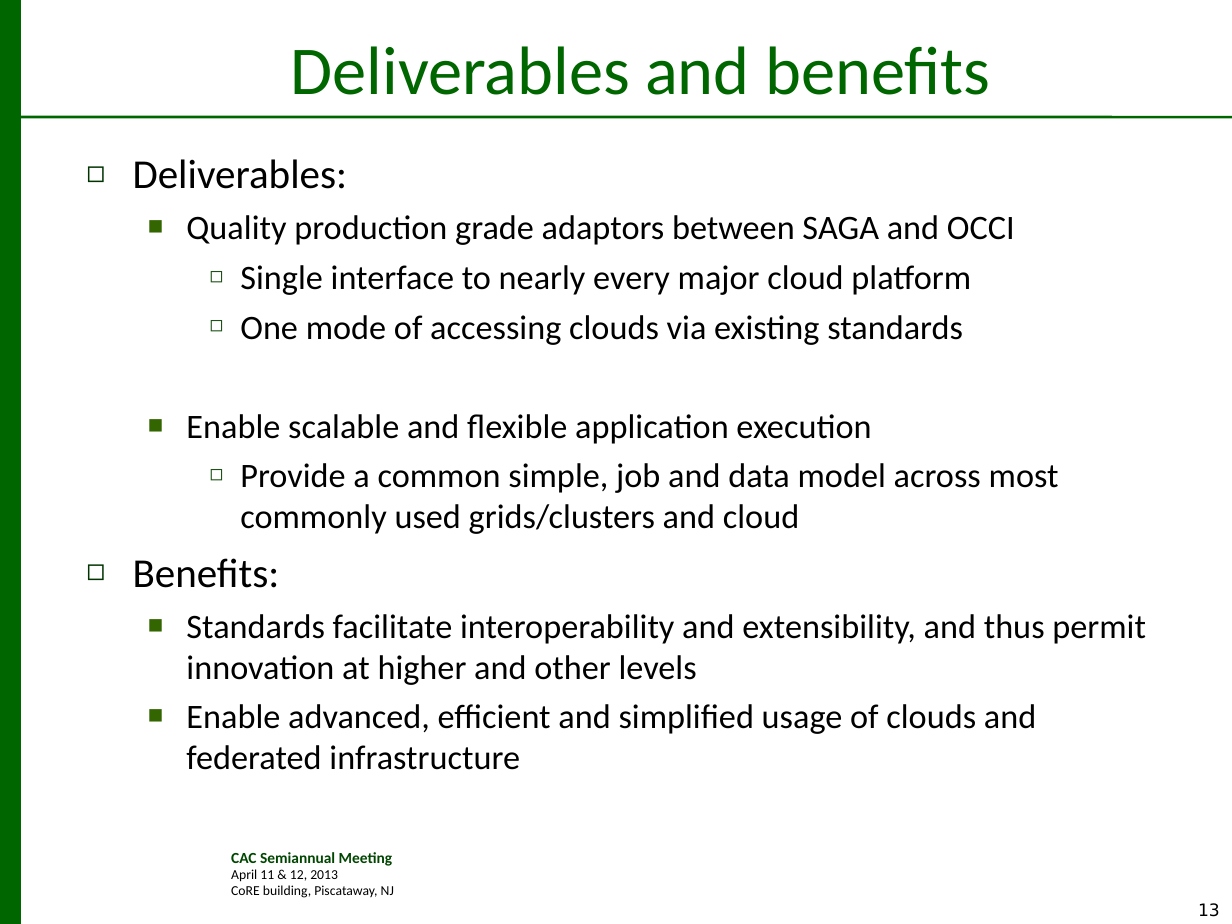
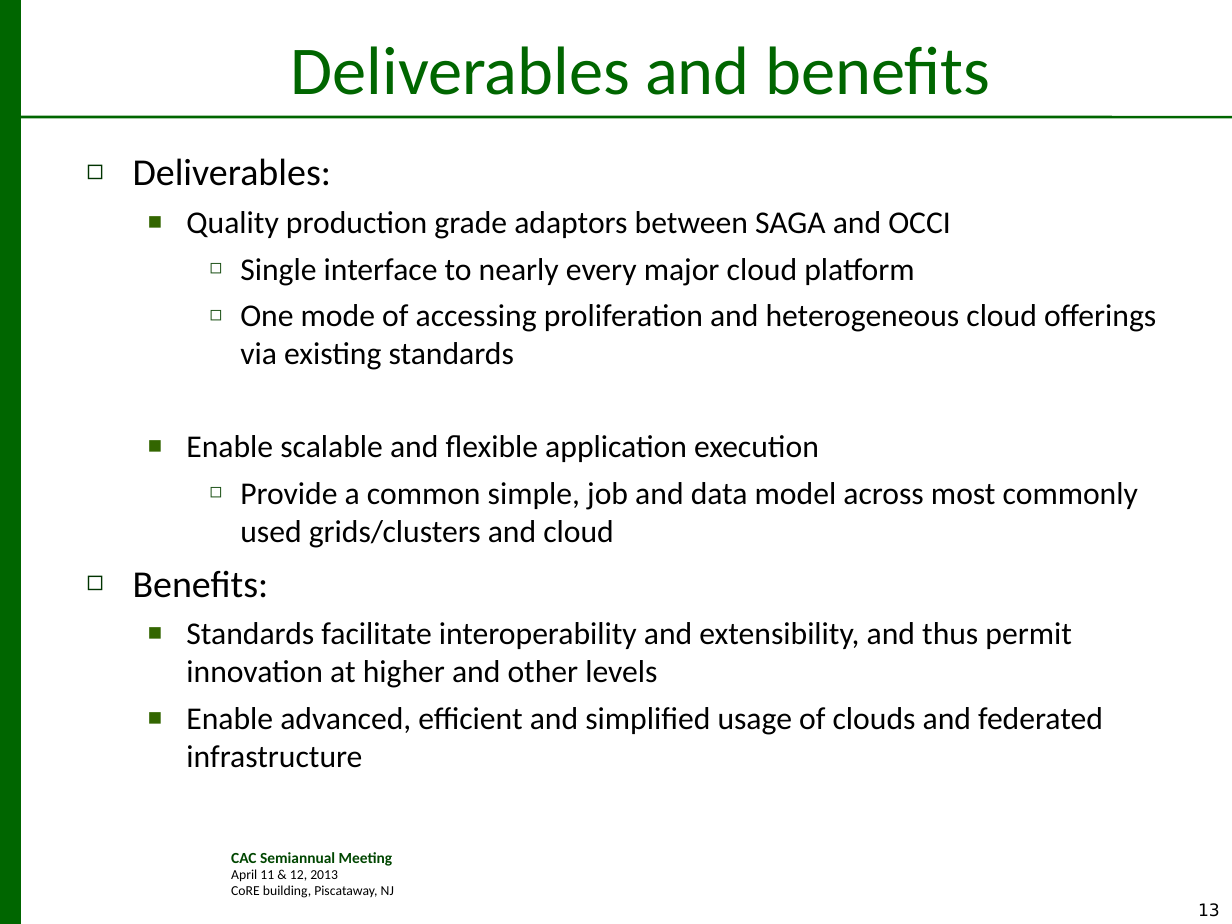
Before and after one commit to saga-project/presentations, a slide deck: slide 13 of cac-saga-occi.v1.1.ppt. Drawn at 1232x924 pixels with LibreOffice and Linux fonts; fonts in the diff are those of the drawing; background and template pictures are left out. Boxes give left, top, right and bottom in pixels: in the first picture for what was removed or moved away, otherwise in the second. Text is boxed around its words. In the diff, an @@ line names an element or a change of style, - is before the commit and + after.

```diff
--- a/cac-saga-occi.v1.1.ppt
+++ b/cac-saga-occi.v1.1.ppt
@@ text at (x1=133, y1=158, x2=1138, y2=768): size 24 to 22.2 pt in "Deliverables:", "Benefits:"; size 20 to 18.5 pt in "Quality production grade adaptors between SAGA and ...", "Single interface to nearly every major cloud ...", "Enable scalable and flexible application execution", "Provide a common simple, job and data ..." and 2 more places @@
@@ text at (x1=240, y1=304, x2=1156, y2=370): text changed; size 20 to 18.5 pt @@
-    ◻ One mode of accessing clouds via existing standards
+    ◻ One mode of accessing proliferation and heterogeneous cloud offerings via existing standards
```
Also in this commit, not shown: 11 other slides changed, 1 other file.
